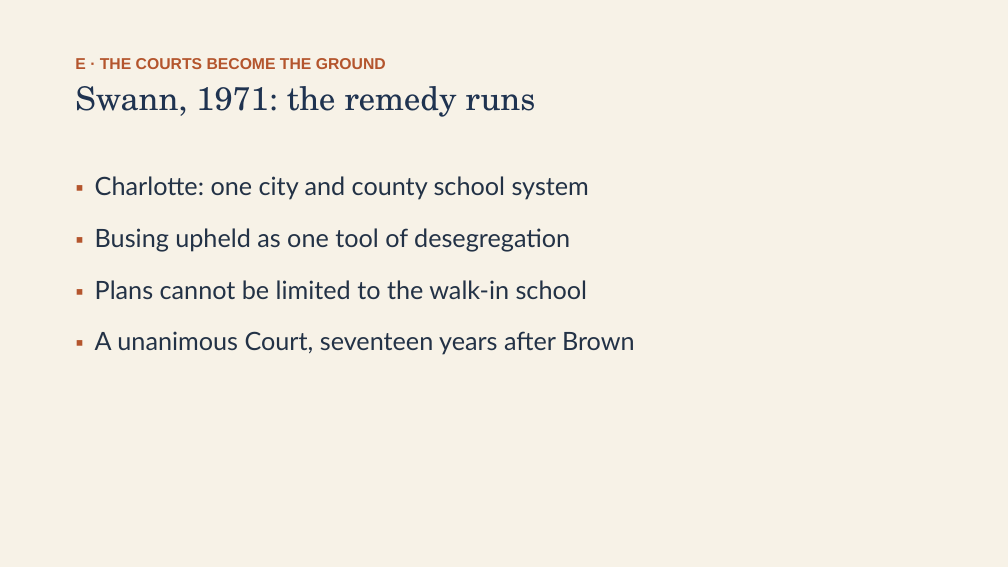
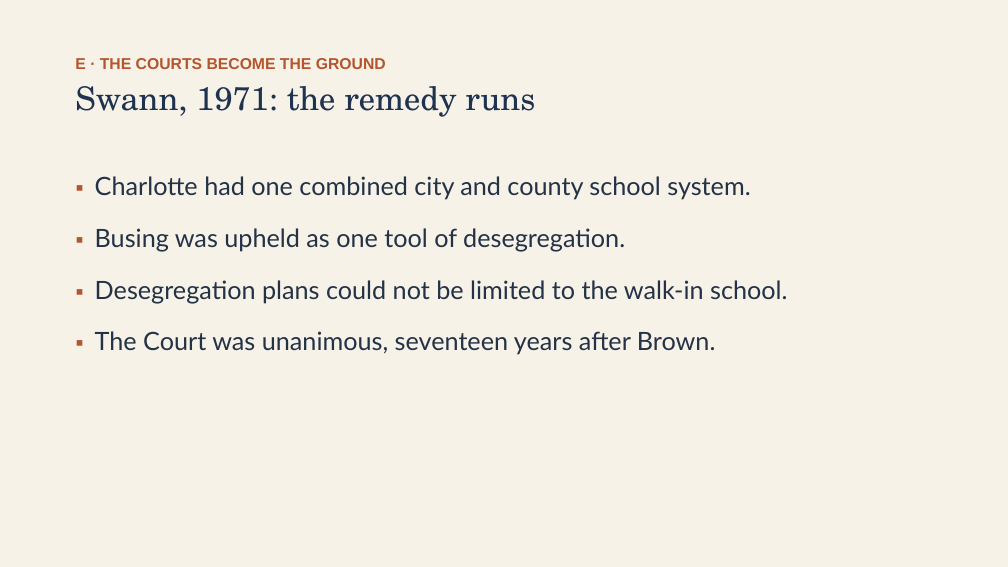
Before and after one commit to ab17gthb/humanities-curriculum-group, a slide deck: slide 15 of civil-rights/lesson-08/lesson-08-slides.pptx. Drawn at 1008x567 pixels with LibreOffice and Linux fonts; fonts in the diff are those of the drawing. Boxes give left, top, right and bottom in pixels: in the first picture for what was removed or moved away, otherwise in the second. Text is boxed around its words. In the diff, an @@ line names an element or a change of style, - is before the commit and + after.

```diff
--- a/civil-rights/lesson-08/lesson-08-slides.pptx
+++ b/civil-rights/lesson-08/lesson-08-slides.pptx
@@ text at (x1=95, y1=176, x2=787, y2=355): text changed @@
-▪ Charlotte: one city and county school system
-▪ Busing upheld as one tool of desegregation
-▪ Plans cannot be limited to the walk-in school
-▪ A unanimous Court, seventeen years after Brown
+▪ Charlotte had one combined city and county school system.
+▪ Busing was upheld as one tool of desegregation.
+▪ Desegregation plans could not be limited to the walk-in school.
+▪ The Court was unanimous, seventeen years after Brown.
```
Also in this commit, not shown: 7 other slides changed, 6 other files.
